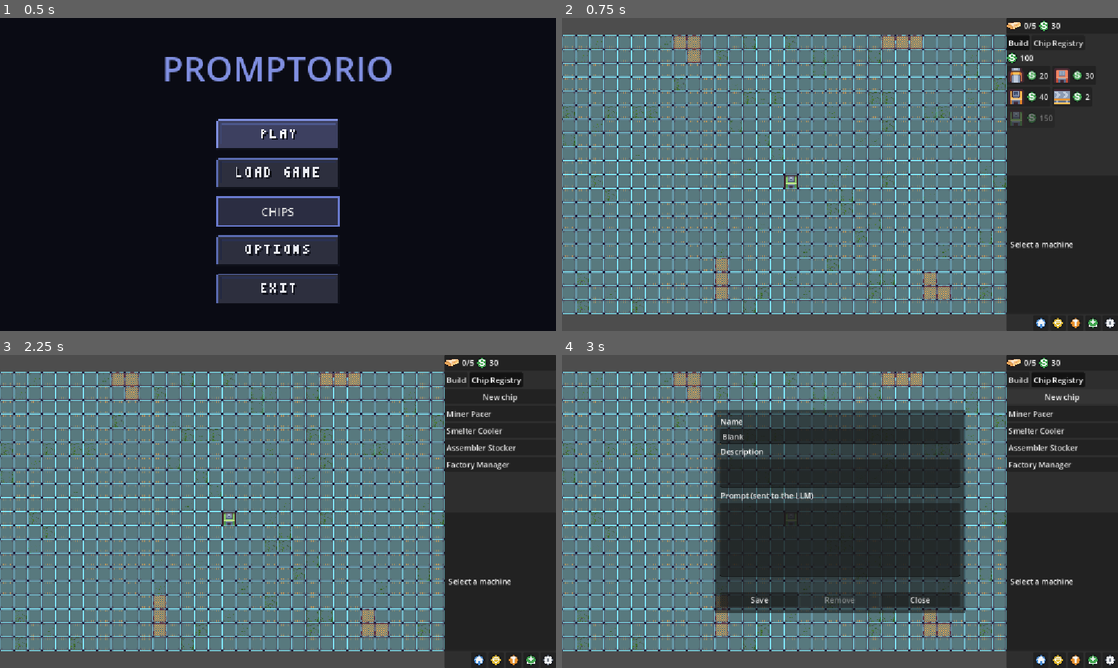
Above: before the commit, frames 1-4 (two rows, left to right).
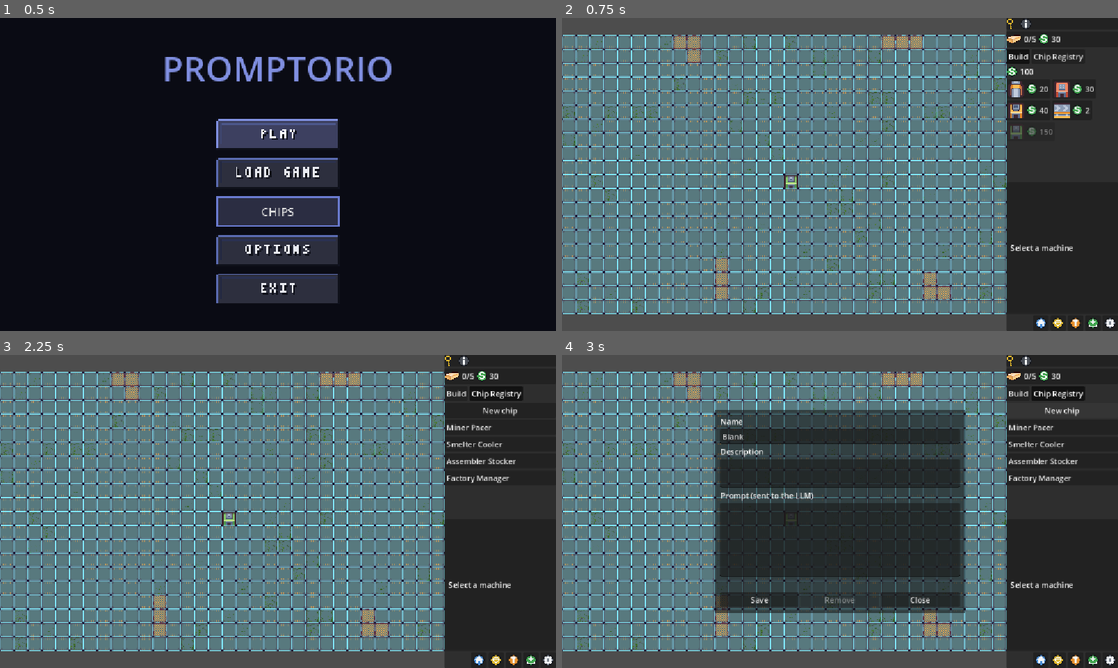
Above: after the commit, the same moments.

Repository: EwanCz/Promptorio
Game: Godot game, scene res://scenes/menu/main_menu.tscn
The game is run twice, just before and just after one commit, with the same random seed, the same clock (stepped at 60 frames per second) and the same inputs.
Inputs (mouse positions are in pixels of both pictures, inside the frame that each line leads up to):
- Up to frame 1 (0.5 s): no input
- Up to frame 2 (0.75 s): click (840, 133) at 0.5 s
- Up to frame 3 (2.25 s): click "Build" at 1.25 s; click "Chip Registry" at 2 s
- Up to frame 4 (3 s): click "New chip" at 2.75 s

Frame 1 is identical in both runs. In frame 2, 2.4% of the frame differs, in the area x 79-96%, y 0-75%; in frame 3, 1.9%; in frame 4, 2.0%.

Commit message:
fix(ui): keep the key status visible and honest for the mock provider
KeyStatus hid itself entirely whenever Settings.provider == "mock"
(ENV_VARS has no entry for it), so a key-free player writing chip
prompts had no on-screen sign the AI was fake: the mock provider
ignores the prompt and always answers set_enabled(true), logged as a
plain green "Machine set to running".

Keep the panel visible for mock with a fixed grey badge that says so
plainly, instead of hiding the only place that could have told them.

Co-Authored-By: Claude Sonnet 5 <noreply@anthropic.com>
Co-authored-by: superflip-agent <devops@rubix-consulting.com>

Diff:
--- a/scripts/ui/bar_panel.gd
+++ b/scripts/ui/bar_panel.gd
@@ -86,11 +86,20 @@
 	_key_badge.texture = _frames[int(_spin_time / ChipIndicator.FRAME_SECONDS) % _frames.size()]
 
 
-## Hidden for providers without a key. Otherwise a key icon with a badge: "!" missing, spinner being checked,
-## check accepted, cross rejected, "?" could not be verified. Hover for the explanation.
+## Always visible, so a player is never left thinking an unseen AI is reading their prompt. For `mock` it
+## is a fixed grey dot saying chip decisions are canned, not a real answer. Otherwise a key icon with a
+## badge: "!" missing, spinner being checked, check accepted, cross rejected, "?" could not be verified.
+## Hover for the explanation.
 func _refresh_key_status() -> void:
+	set_process(false)
+	if Settings.provider == "mock":
+		_key_status.visible = true
+		var mock_text: String = "Mock provider: chip decisions are canned and ignore the prompt, not answered by a real AI. Pick Anthropic or OpenAI in Settings to use one."
+		Icons.apply(_key_icon, "key", mock_text)
+		Icons.apply(_key_badge, "mock", mock_text)
+		_key_status.tooltip_text = mock_text
+		return
 	_key_status.visible = Settings.ENV_VARS.has(Settings.provider)
-	set_process(false)
 	if not _key_status.visible:
 		return
 	var badge: String = "checking"
--- a/scripts/ui/icons.gd
+++ b/scripts/ui/icons.gd
@@ -23,6 +23,7 @@
 	"info": ["info", "dot"],
 	"warn": ["warn", "bang"],
 	"unknown": ["warn", "question"],
+	"mock": ["off", "dot"],
 	"blocked": ["bad", "dash"],
 	"no_money": ["coin", "coin"],
 	"state_normal": ["ok", "play"],
--- a/tests/test_key_status.gd
+++ b/tests/test_key_status.gd
@@ -66,7 +66,8 @@
 	_settings.provider = "mock"
 	_changed()
 	check(not _settings.needs_api_key(), "mock needs no key")
-	check(not _panel.visible, "no panel for the mock provider")
+	check(_panel.visible, "the panel stays visible so a key-free player is told the AI is fake")
+	check(_shows("mock") and _hint().contains("canned") and _hint().contains("not"), "explains the decisions are canned, not a real AI")
 
 
 func test_a_key_is_being_checked_until_the_verdict() -> void:
Not shown, changed: docs/UI.md
